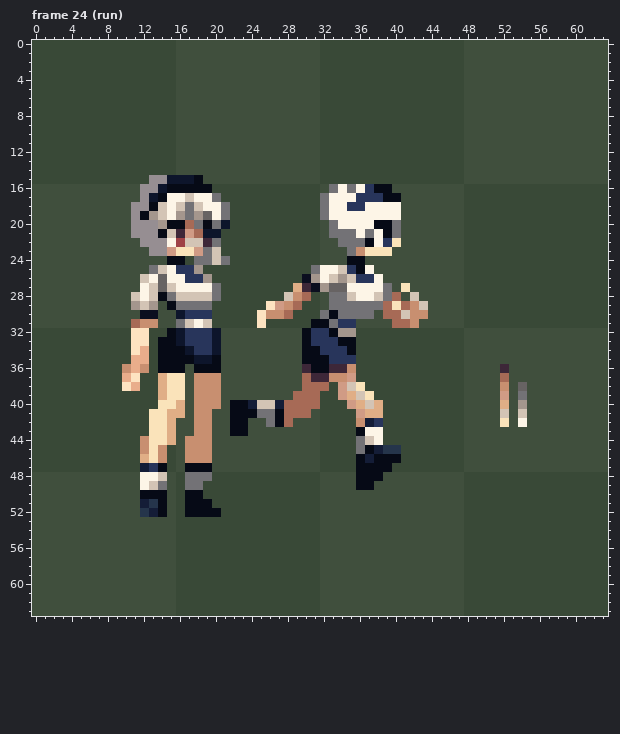
One commit to this pixel-art file: player_spritesheet.aseprite. This is how it looked before the edit.
64x64 pixels, 82 frames. Colours within 5 levels of each other are drawn and written as one. Shown: frame 24 (run). The commit also changed other frames, which this record leaves out.
New version:
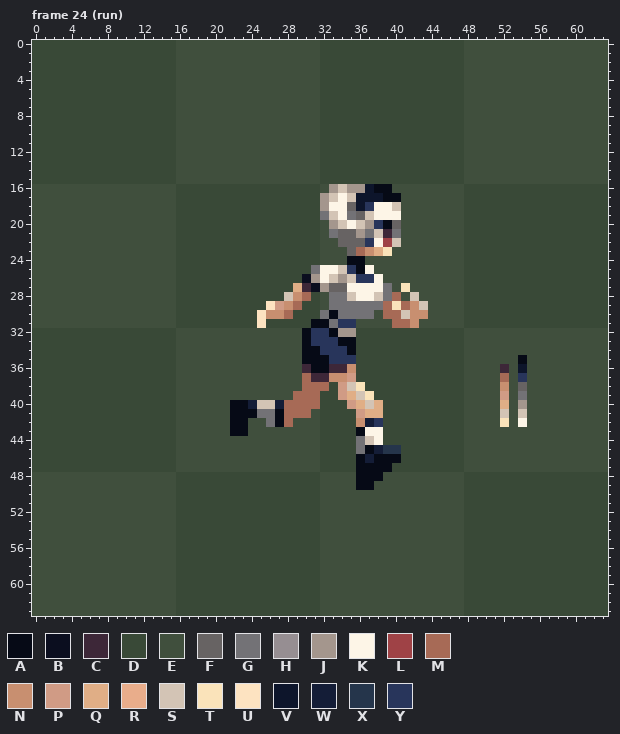
Palette (. is transparent): A #060a16  B #0b0e1f  C #3d2738  D #394937  E #404f3d  F #676363  G #737276  H #968e92  J #a4968d  K #fdf5e7  L #9f4246  M #a76a56  N #c88f70  P #d09b85  Q #e0ae86  R #e9ad8b  S #d3c4b5  T #fae3ba  U #fde3c1  V #0d152b  W #141d37  X #25354b  Y #28355b
The commit says: feat: progress run rework
From old to new:
Changed rows in their new state; - is an unchanged pixel.
Frame 24 (run), layers "equip_none", "body", "_bg":
first column x 10:
15 ---DDDEEE------------------------------------
16 --EEEEDDDD-------------JSJJV-----------------
17 --EEEEDDDDD-----------JS-SVVV----------------
18 -EEEEEDDDDDD----------J--FVY--S--------------
19 -EEEEEDDDDDD-----------S-GFS-----------------
20 -EEEEEDDDDDD-----------JS-SJY-F--------------
21 -EEEEEDDDDD-------------FFJ-SC---------------
22 --EEEEDDDDD-------------FFFY-LS--------------
23 ---EEEDDDDD--------------FMNQ----------------
24 -----ED-DDDD---------------------------------
25 ---EEEDDD------------------------------------
26 --EEEEDDDD-----------------------------------
27 --EEEEDDDDD----------------------------------
28 -EEEEEDDDDD----------------------------------
29 -EEE-EDDDD-----------------------------------
30 --EE--DDDD-----------------------------------
31 -EEE--DDDD-----------------------------------
32 -DD--DEEEEE----------------------------------
33 -DD-DDEEEEE----------------------------------
34 -DD-DDEEEEE----------------------------------
35 -DD-DDEEEEE---------------------------------A
36 DDD-DDE-EEE---------------------------------V
37 DD--DDE-EEE---------------------------------Y
38 DD--DDE-EEE----------------------------------
39 ----DDE-EEE----------------------------------
40 ----DDE-EEE----------------------------------
41 ---DDDE-EE-----------------------------------
42 ---DDD--EE-----------------------------------
43 ---DDD--EE-----------------------------------
44 --DDDD-EEE-----------------------------------
45 --DDD--EEE-----------------------------------
46 --DDD--EEE-----------------------------------
47 --DDD--EEE-----------------------------------
48 --EEE--DDD-----------------------------------
49 --EEE--DD------------------------------------
50 --EEE--DD------------------------------------
51 --EEE--DDD-----------------------------------
52 --EEE--DDDD----------------------------------
Where, in picture pixels (left, top, right, bottom), the same in both pictures:
changed: (122, 175, 230, 517)
changed: (320, 184, 401, 256)
changed: (518, 355, 527, 382)
